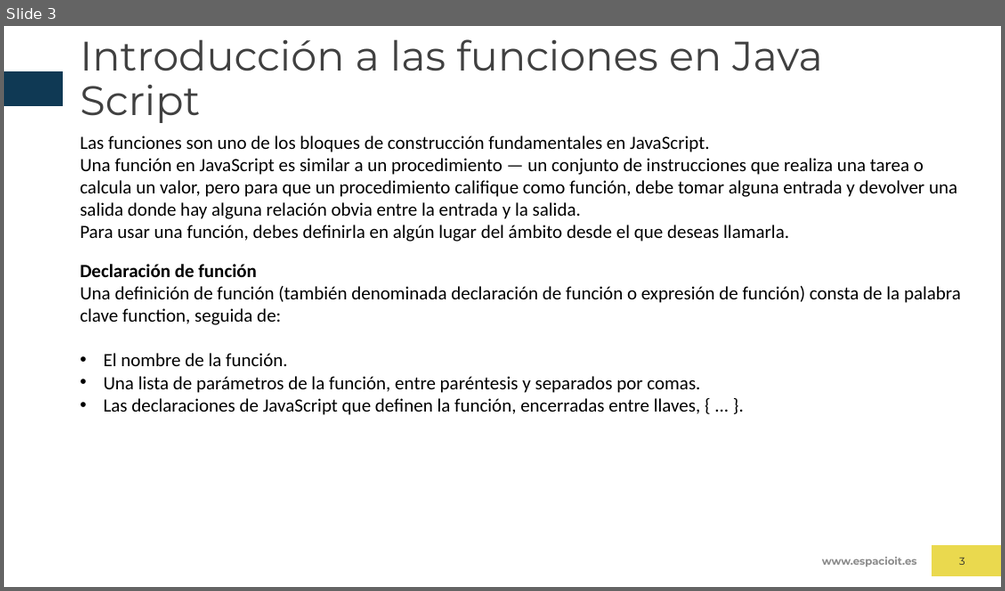
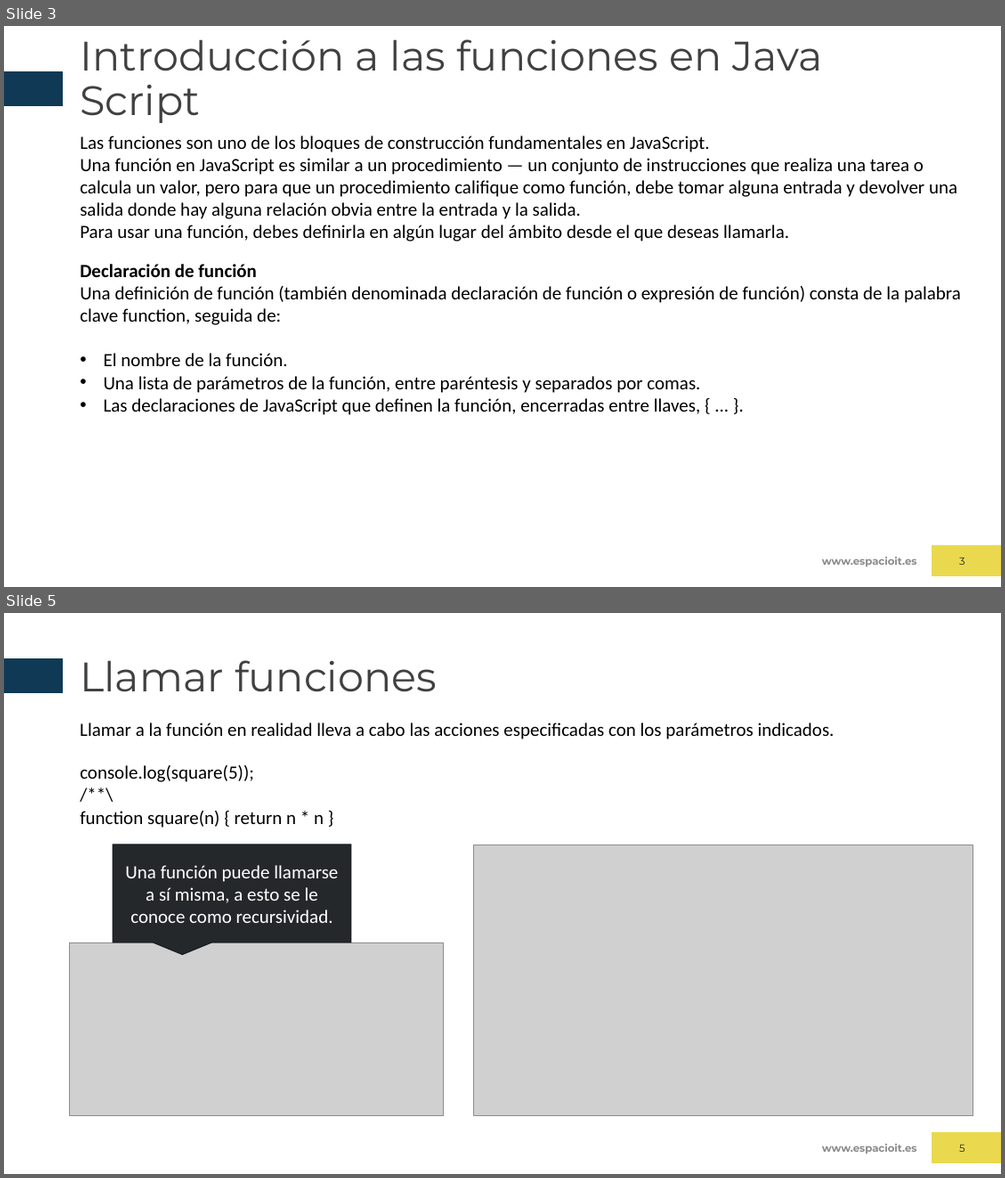
Before and after one commit to javiercuende/formacionWeb, a slide deck: JAVASCRIPT/TEMA 3.pptx. Shown one above the other, each under a label of ours: slide 3 before the commit, slides 3 and 5 after it; the slides between them are not shown. The pictures are 1005x591 and 1005x1178 pixels, drawn with LibreOffice and Linux fonts; fonts in the diff are those of the drawing; grey boxes stand for pictures; background and template pictures are left out. Boxes give left, top, right and bottom in pixels: in the first picture for what was removed or moved away, otherwise in the second. Text is boxed around its words. In the diff, an @@ line names an element or a change of style, - is before the commit and + after.

```diff
--- a/JAVASCRIPT/TEMA 3.pptx
+++ b/JAVASCRIPT/TEMA 3.pptx
@@ slide 5 added at [4, 613, 1001, 1174], background #FFFFFF; not listed: 3 template elements that a slide beside it also shows @@
@@ title added at [80, 660, 437, 692], 39.6 pt, text #404040 @@
+Llamar funciones
@@ text added at [80, 722, 834, 739], 18 pt, text #000000 @@
+Llamar a la función en realidad lleva a cabo las acciones especificadas con los parámetros indicados.
@@ text added at [80, 765, 324, 827], 18 pt, text #000000 @@
+console.log(square(5));
+/**\
+function square(n) { return n * n }
@@ speech box added at [113, 844, 352, 943], fill #25282A, outline #1B1E1F 1 pt, 18 pt, text #FFFFFF @@
+Una función puede llamarse a sí misma, a esto se le conoce como recursividad.
@@ picture added at [474, 844, 972, 1116] @@
@@ picture added at [70, 942, 443, 1115] @@
@@ page number added at [959, 1144, 965, 1151], 10 pt, text #25282A @@
+5
```
Also in this commit, not shown: 3 other slides added, 1 slide removed.
